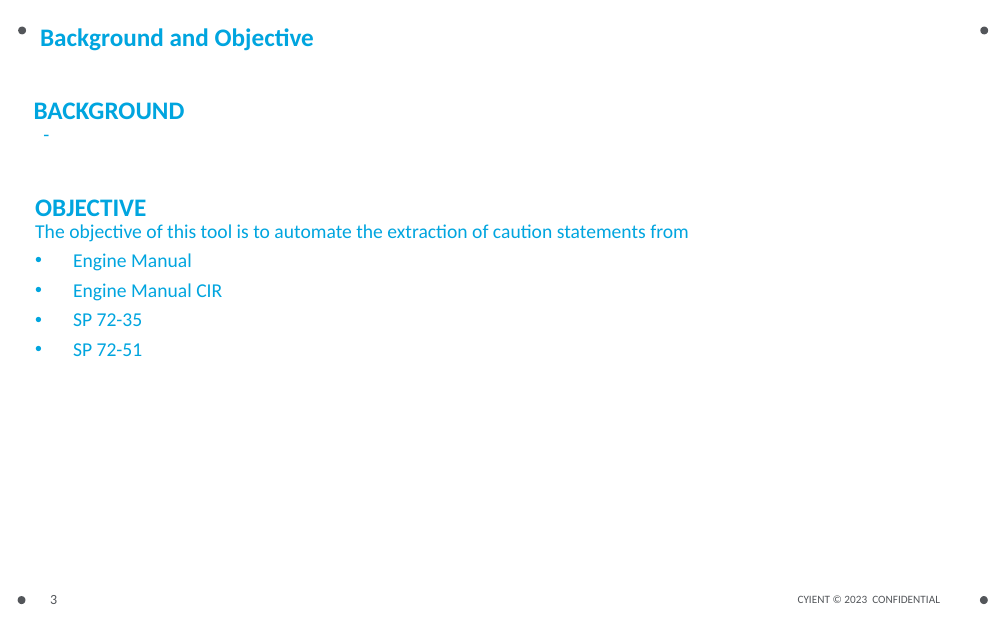
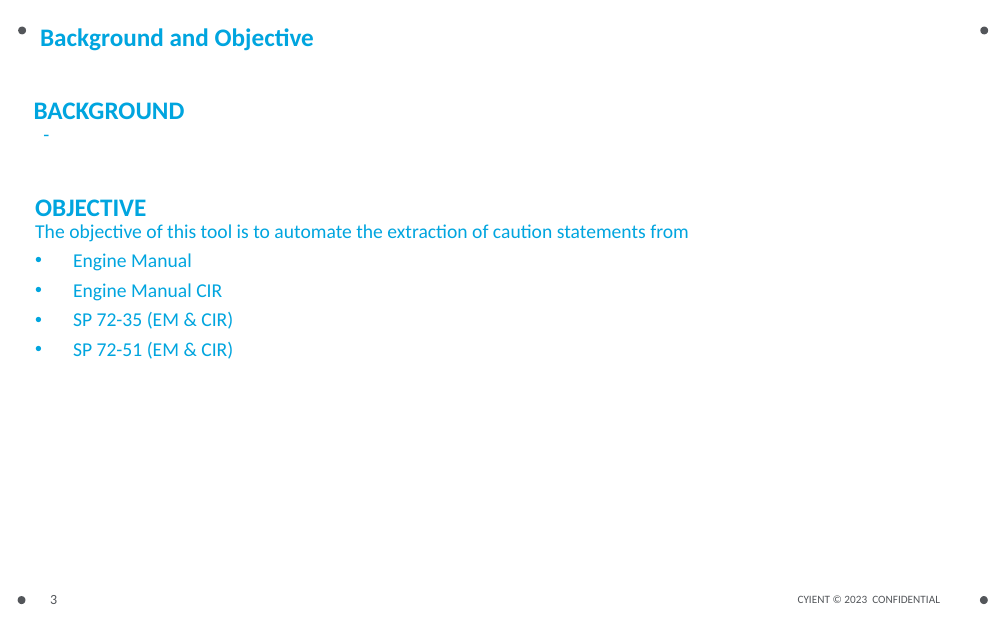
Before and after one commit to JeromeeKaram/FetchCaution, a slide deck: slide 3 of ExtractCautionsForEM/bin/Debug/bin/ExtractCautionsFromEngineManualTool.pptx. Drawn at 1008x630 pixels with LibreOffice and Linux fonts; fonts in the diff are those of the drawing. Boxes give left, top, right and bottom in pixels: in the first picture for what was removed or moved away, otherwise in the second. Text is boxed around its words. In the diff, an @@ line names an element or a change of style, - is before the commit and + after.

```diff
--- a/ExtractCautionsForEM/bin/Debug/bin/ExtractCautionsFromEngineManualTool.pptx
+++ b/ExtractCautionsForEM/bin/Debug/bin/ExtractCautionsFromEngineManualTool.pptx
@@ text at bbox=[73, 312, 233, 359]: text changed @@
-• SP 72-35
-• SP 72-51
+• SP 72-35 (EM & CIR)
+• SP 72-51 (EM & CIR)
```
Also in this commit, not shown: 8 other slides changed, 4 slides added, 7 other files.
